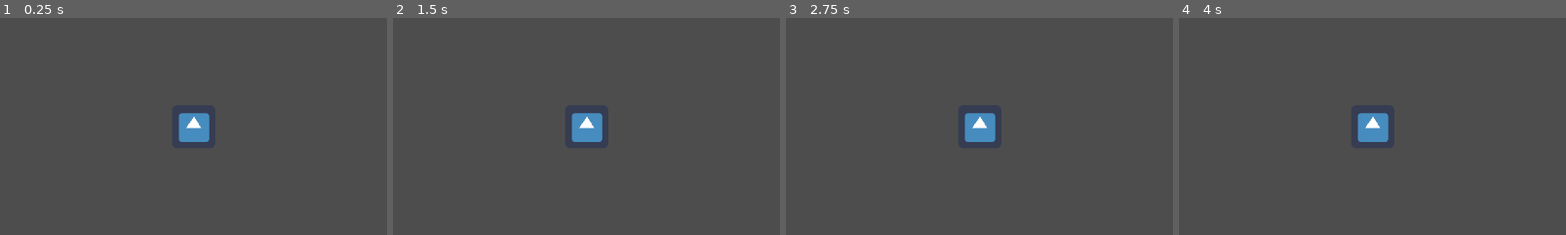
Above: before the commit, frames 1-4 (left to right).
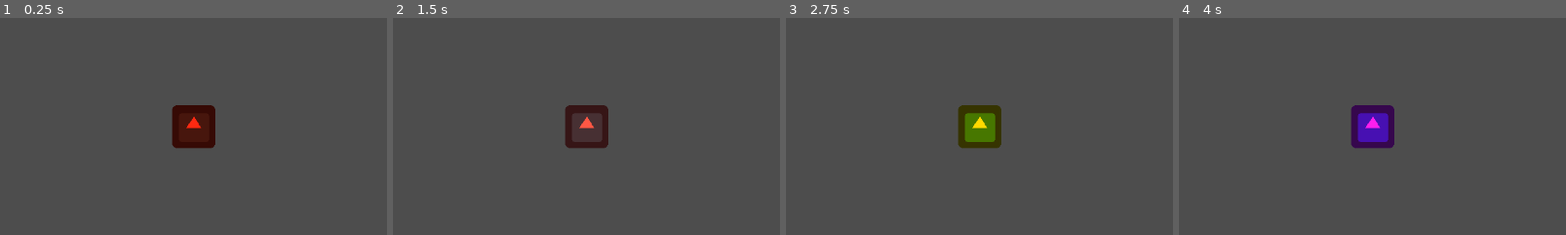
Above: after the commit, the same moments.

Repository: eh-jogos/godot4_method_track_bugs
Game: Godot game, scene res://anim_tree_blend_tree_transition.tscn
Two runs of this game, one before a commit and one after it. Both use one fixed random seed, a clock stepped at 60 frames per second and the inputs below. The engine's default icon, where the game draws it, is replaced by a stand-in: a white triangle on a blue panel in a dark square.
Inputs:
- Up to frame 1 (0.25 s): no input
- Up to frame 2 (1.5 s): tap Enter at 0.5 s; hold Right (ui_right) 0.53-1.28 s; tap Space at 1.25 s; hold Down (ui_down) from 1.28 s (still down)
- Up to frame 3 (2.75 s): tap Enter at 2 s; release Down (ui_down) at 2.03 s; hold Right (ui_right) from 2.03 s (still down)
- Up to frame 4 (4 s): tap Space at 2.75 s; release Right (ui_right) at 2.78 s; hold Up (ui_up) 2.78-3.53 s; tap Enter at 3.5 s; hold Left (ui_left) from 3.53 s (still down)
The pictures show only the part of the screen within x 19-69%, y 47-97%; the shares and areas given below are measured in that part.

The runs differ from the first frame. In frame 1, 2.2% of the frame differs, in the area x 44-56%, y 40-60%; in frame 2, 2.2%; in frame 3, 2.2%, in the area x 44-56%, y 40-61%; in frame 4, 2.1%.
Error before the commit: Invalid assignment of property or key 'parameters/Transition/current' with value of type 'int' on a base object of type 'AnimationTree'. (res://anim_tree_blend…

Commit message:
Testing with PR  godotengine/godot#71418
Works, but crashes whenever I select the AnimationPlayer node.

Diff:
--- a/anim_tree_blend_tree_transition.gd
+++ b/anim_tree_blend_tree_transition.gd
@@ -13,7 +13,7 @@
 func _unhandled_input(event: InputEvent) -> void:
 	var is_valid_path := false
 	var target_path = ""
-	var current_state := 0
+	var current_state: StringName
 
 	if event.is_action_pressed("ui_cancel"):
 		_use_anim_player = not _use_anim_player
@@ -27,16 +27,16 @@
 
 	if event.is_action_pressed("ui_up"):
 		target_path = "method_at_4"
-		current_state = 1
+		current_state = &"4frames"
 	elif event.is_action_pressed("ui_right"):
 		target_path = "method_at_5"
-		current_state = 2
+		current_state = &"5frames"
 	elif event.is_action_pressed("ui_down"):
 		target_path = "method_at_6"
-		current_state = 3
+		current_state = &"6frames"
 	elif event.is_action_pressed("ui_left"):
 		target_path = "method_at_0.25s"
-		current_state = 4
+		current_state = &"0_25seconds"
 
 
 	if target_path != "":
@@ -44,8 +44,8 @@
 		if _use_anim_player:
 			_animator.play(target_path)
 		else:
-			_anim_tree["parameters/Transition/current"] = current_state
-			print("parameters/Transition/current: %s"%[_anim_tree["parameters/Transition/current"]])
+			_anim_tree["parameters/Transition/transition_request"] = current_state
+			print("parameters/Transition/current_state: %s"%[_anim_tree["parameters/Transition/current_state"]])
 
 
 func print_i_worked() -> void:
--- a/anim_tree_blend_tree_transition.tscn
+++ b/anim_tree_blend_tree_transition.tscn
@@ -282,7 +282,7 @@
 input_4/auto_advance = false
 
 [sub_resource type="AnimationNodeBlendTree" id="AnimationNodeBlendTree_2jhq3"]
-graph_offset = Vector2(113.188, 186.136)
+graph_offset = Vector2(119, 117)
 nodes/Animation/node = SubResource("AnimationNodeAnimation_eydju")
 nodes/Animation/position = Vector2(480, 160)
 "nodes/Animation 2/node" = SubResource("AnimationNodeAnimation_oj62l")
@@ -302,7 +302,7 @@
 script = ExtResource("1_4n48k")
 
 [node name="Sprite2D" type="Sprite2D" parent="."]
-position = Vector2(510, 515)
+position = Vector2(510, 465)
 texture = ExtResource("2_745iu")
 
 [node name="AnimationPlayer" type="AnimationPlayer" parent="."]
@@ -314,4 +314,6 @@
 tree_root = SubResource("AnimationNodeBlendTree_2jhq3")
 anim_player = NodePath("../AnimationPlayer")
 active = true
-parameters/Transition/current = 0
+parameters/Transition/current_state = "6frames"
+parameters/Transition/transition_request = ""
+parameters/Transition/current_index = 3
